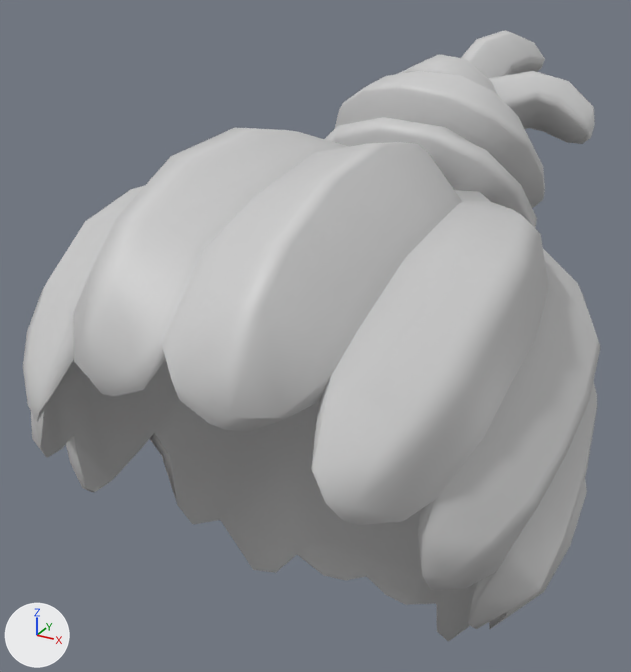
What one commit did to the glTF model assets/base-avatars/hair/F_Hair_Cornrows/Hair_Cornrows.glb.
Rendered twice from a 50 mm lens placed at (0.197, -0.388, 2.002), pointed at (-0.039, 0.042, 1.787). The lights are fixed; the arrows at lower left show +X, +Y and +Z. The first picture is the older version. Where no turn or scale is listed for an object, it has been applied to the vertices.

The first picture shows 'F_Hair_Cornrows'.
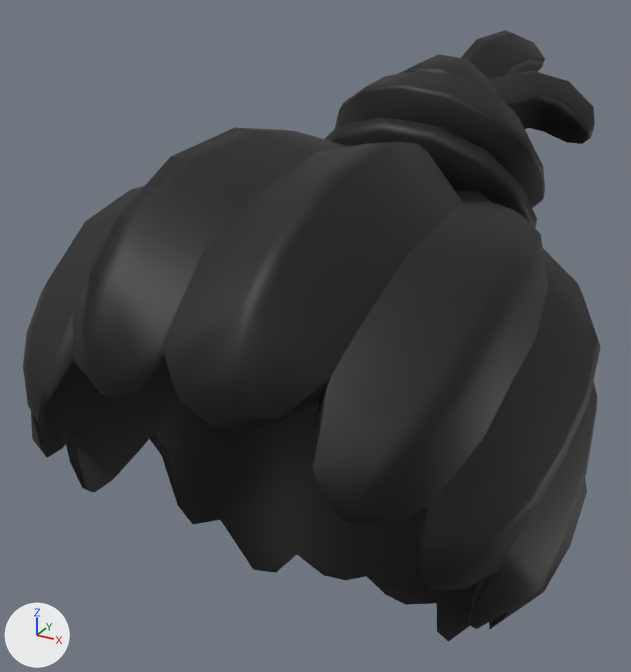
The edits, one by one:
Material 'Hair_Anime_Fringe_MAT.001' (mat_hair_anime_fringe_mat_001) is new.
Its base color is (0.00264, 0.00264, 0.00264) (black #090909).
Its roughness is 0.552.
me_mesh_010 has 747 vertices, 1426 faces and spans x -0.138..0.138, y -0.156..0.278, z 1.613..1.953.
me_mesh_010 no longer uses material mat_f_hair_cornrows_mat (picture img_image_0).
me_mesh_010 gains material mat_hair_anime_fringe_mat_001 (black #090909).

Location of each change, (x1, y1, x2, y2) in pixels of the pictures (631 x 672 px):
'F_Hair_Cornrows', recoloured (grey to black)
    both: (23, 30, 601, 642)
